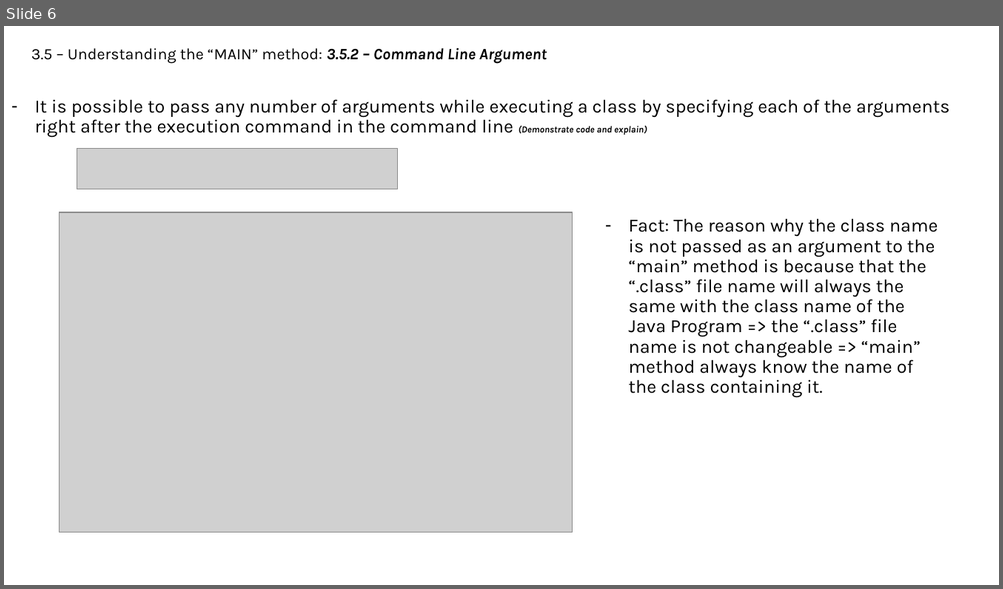
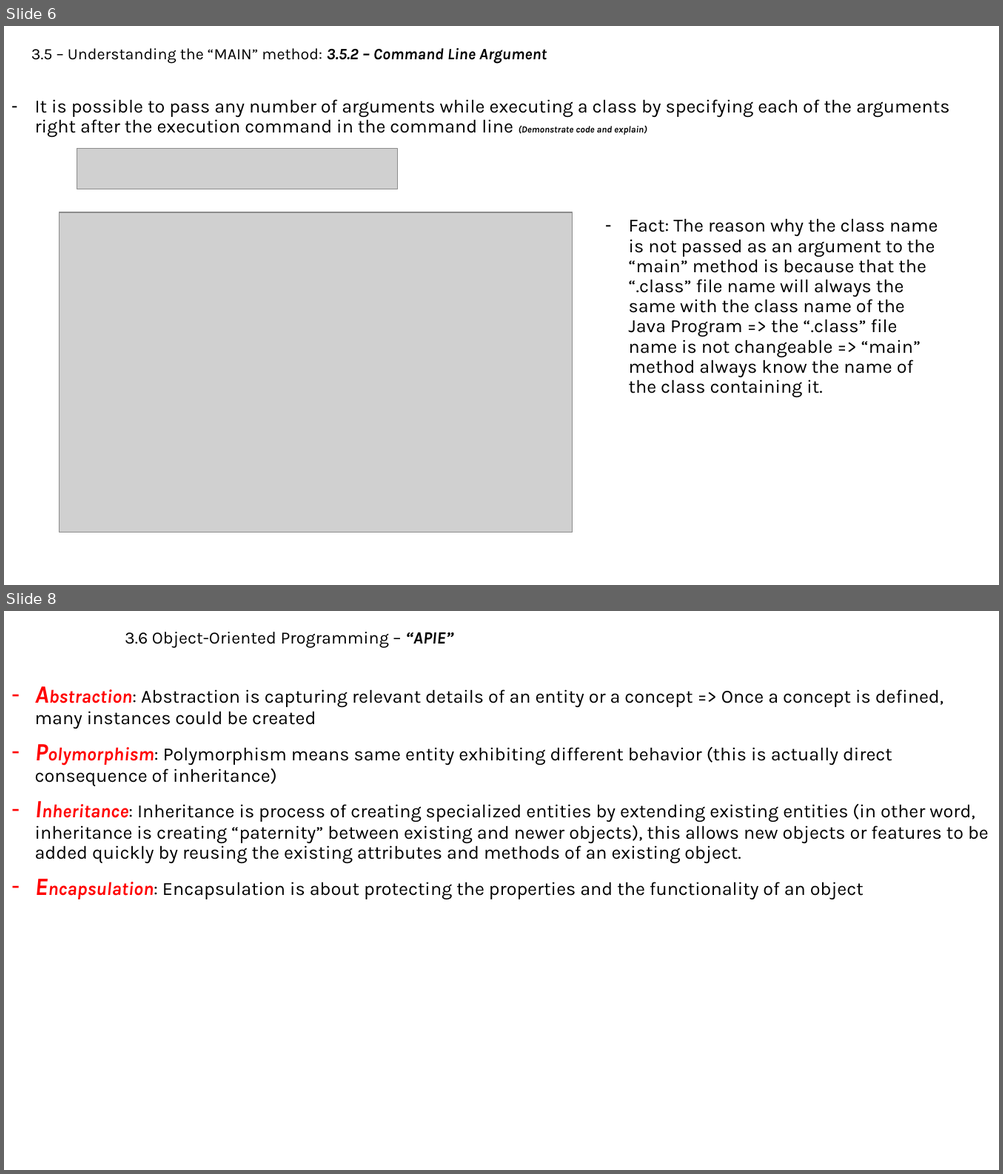
Before and after one commit to MaiDinhVinh/CS-Java, a slide deck: Java SE 8 Teaching Material/Chapter 3 - Java Basic.pptx. Shown one above the other, each under a label of ours: slide 6 before the commit, slides 6 and 8 after it; the slides between them are not shown. The pictures are 1003x589 and 1003x1174 pixels, drawn with LibreOffice and Linux fonts; fonts in the diff are those of the drawing; grey boxes stand for pictures. Boxes give left, top, right and bottom in pixels: in the first picture for what was removed or moved away, otherwise in the second. Text is boxed around its words. In the diff, an @@ line names an element or a change of style, - is before the commit and + after.

```diff
--- a/Java SE 8 Teaching Material/Chapter 3 - Java Basic.pptx
+++ b/Java SE 8 Teaching Material/Chapter 3 - Java Basic.pptx
@@ slide 8 added at [4, 611, 999, 1170], background #FFFFFF @@
@@ subtitle added at [125, 632, 454, 648], 16.6 pt, text #000000 @@
+3.6 Object-Oriented Programming – “APIE”
@@ text added at [35, 689, 988, 900], 18 pt, text #000000 @@
+– Abstraction: Abstraction is capturing relevant details of an entity or a concept => Once a concept is defined, many instances could be created
+– Polymorphism: Polymorphism means same entity exhibiting different behavior (this is actually direct consequence of inheritance)
+– Inheritance: Inheritance is process of creating specialized entities by extending existing entities (in other word, inheritance is creating “paternity” between existing and newer objects), this allows new objects or features to be added quickly by reusing the existing attributes and methods of an existing object.
+– Encapsulation: Encapsulation is about protecting the properties and the functionality of an object
```
Also in this commit, not shown: 1 slide changed, 1 other slide added, 1 slide removed.
